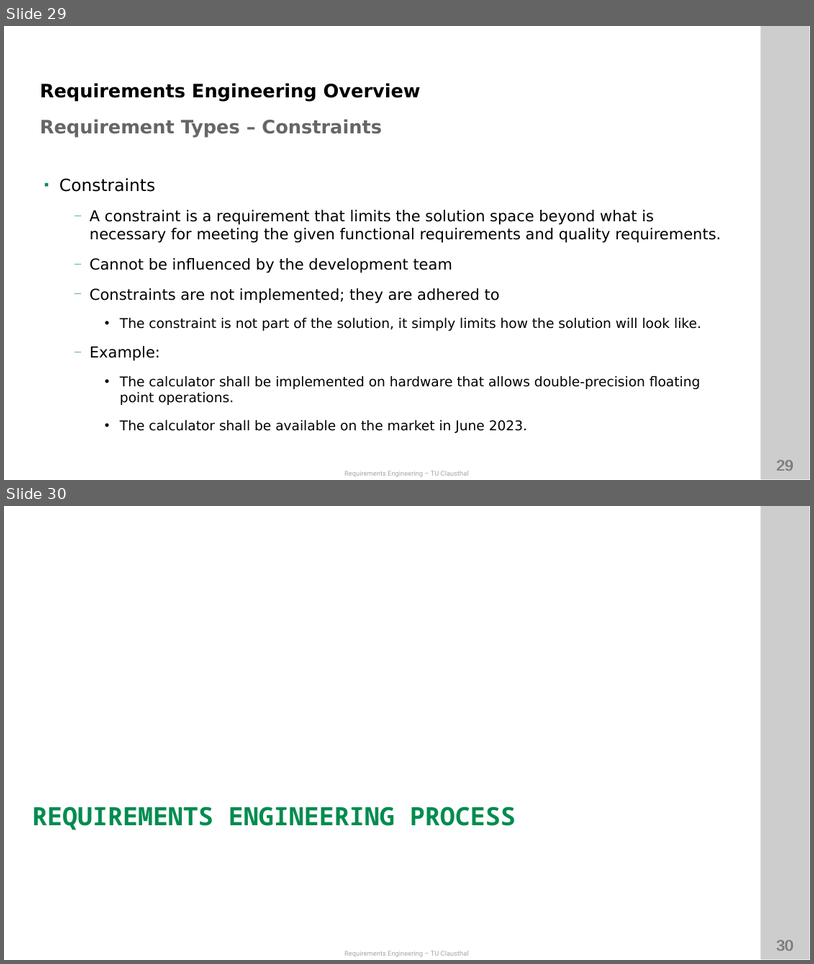
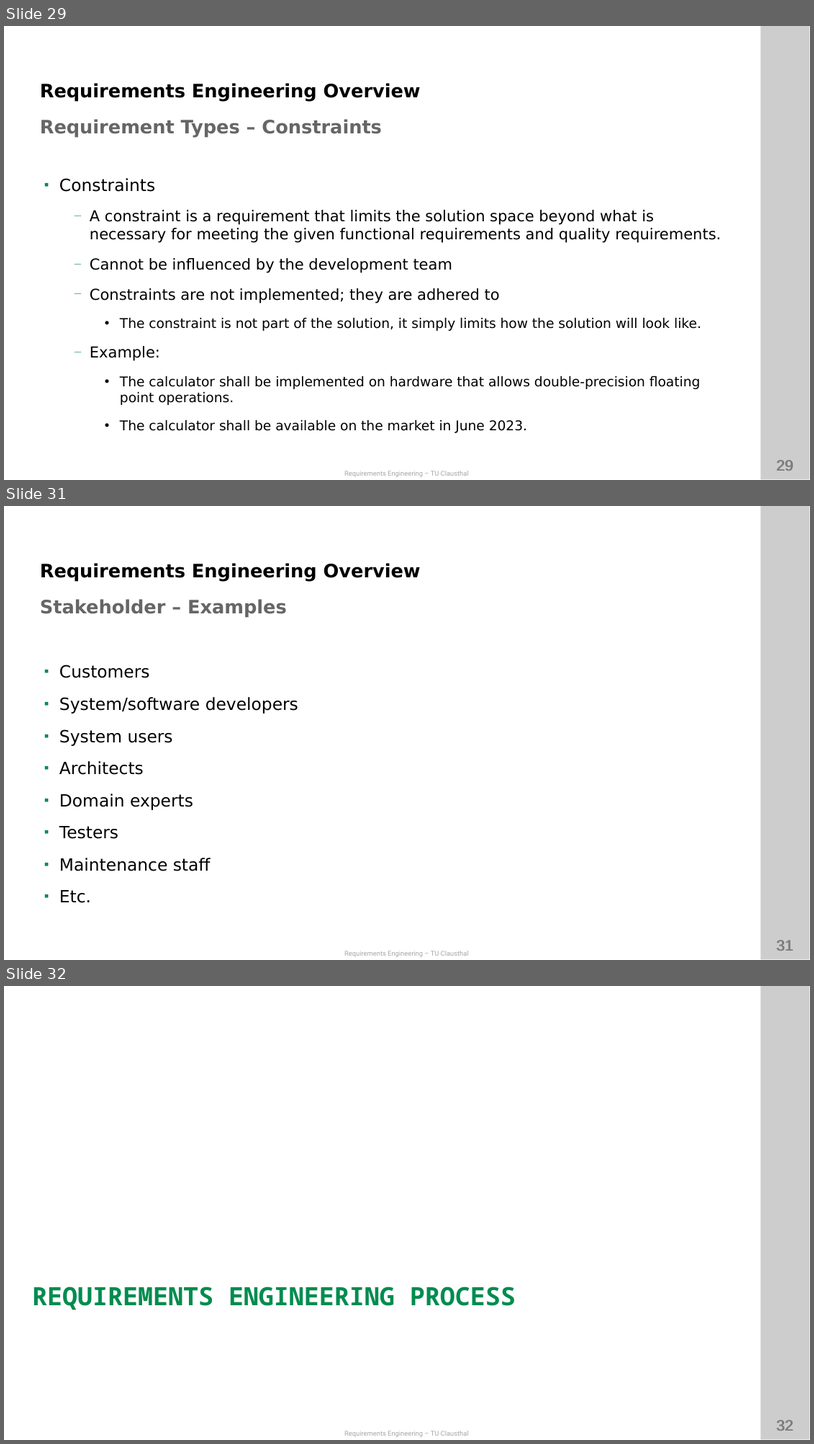
Before and after one commit to ETCE-LAB/teaching-material, a slide deck: Requirements-Engineering/RE-L01-Introduction.pptx. Shown one above the other, each under a label of ours: slides 29 and 30 before the commit, slides 29, 31 and 32 after it; the slides between them are not shown. The pictures are 814x964 and 814x1444 pixels, drawn with LibreOffice and Linux fonts; fonts in the diff are those of the drawing; background and template pictures are left out. Boxes give left, top, right and bottom in pixels: in the first picture for what was removed or moved away, otherwise in the second. Text is boxed around its words. In the diff, an @@ line names an element or a change of style, - is before the commit and + after.

```diff
--- a/Requirements-Engineering/RE-L01-Introduction.pptx
+++ b/Requirements-Engineering/RE-L01-Introduction.pptx
@@ slide 31 added at <box>4,506,810,960</box>, background #FFFFFF; not listed: 5 template elements that a slide beside it also shows @@
@@ text added at <box>40,563,421,582</box>, 22 pt, text #000000, bold @@
+Requirements Engineering Overview
@@ text added at <box>40,599,287,618</box>, 22 pt, text #666666, bold @@
+Stakeholder – Examples
@@ text added at <box>59,664,298,903</box>, 20 pt, text #000000 @@
+▪ Customers
+▪ System/software developers
+▪ System users
+▪ Architects
+▪ Domain experts
+▪ Testers
+▪ Maintenance staff
+▪ Etc.
@@ what was slide 30 is now slide 32 @@
@@ page number at <box>760,1413,810,1437</box>: text changed @@
-30
+32
@@ page number at <box>777,1419,793,1430</box>: text changed @@
-30
+32
```
Also in this commit, not shown: 1 slide changed, 1 other slide added, 1 other file.
